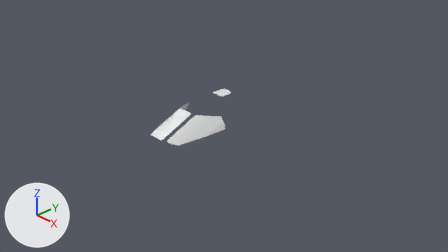
An edit to the Blender file Models/Squad/Spaces/mk1Cockpit.blend, drawn before and after from the same camera.
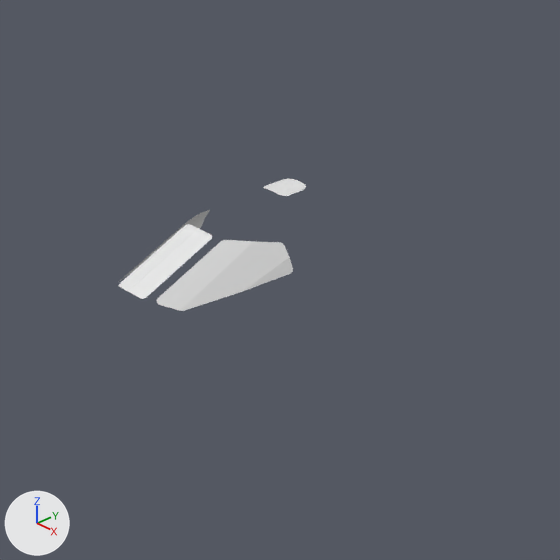
Each version is shown from the file's camera 'Camera', then close up on the part from 22% to 76% of the width and 5% to 100% of the height. Arrows for +X, +Y and +Z are at lower left; the lights stay in place. Materials are left out; every surface is plain grey.

In view in the first close-up: 'windowMask'.
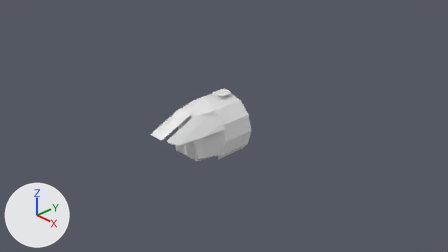
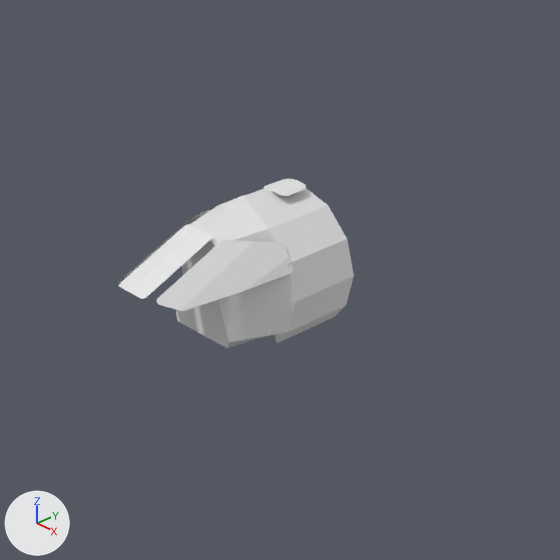
Pixel boxes (x1, y1, x2, y2) of what changed, in the close-ups (560 x 560 px):
```json
{"object": "shell", "change": "shown", "after": [176, 188, 354, 348]}
```

Scene script edits in JSON lines:
```json
{"op": "remove", "block": "ob_shell", "code": "ob_shell.hide_set(True)"}
```
